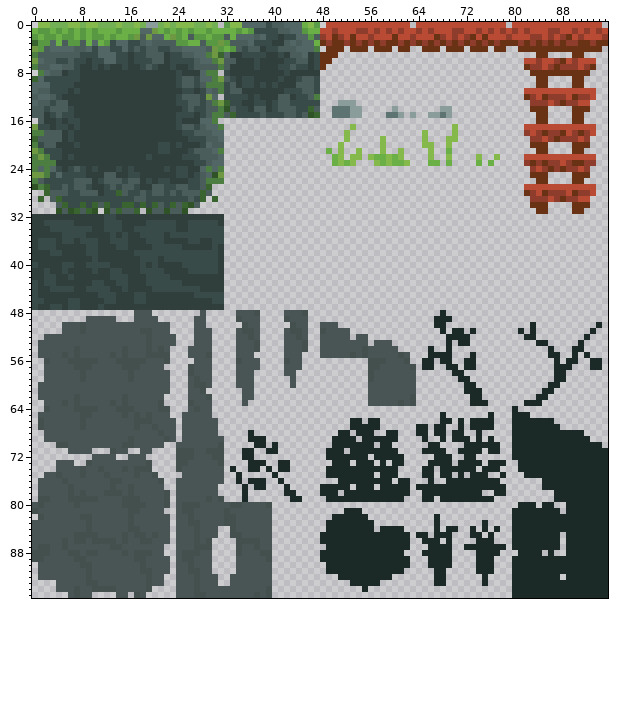
One commit to this pixel-art file: CaveBlazer/CaveBlazer/sprites/tile-sets/mountain.aseprite. The picture above is the old version.
96x96 pixels, 1 frame. Colours within 5 levels of each other are drawn and written as one.
Now the later version:
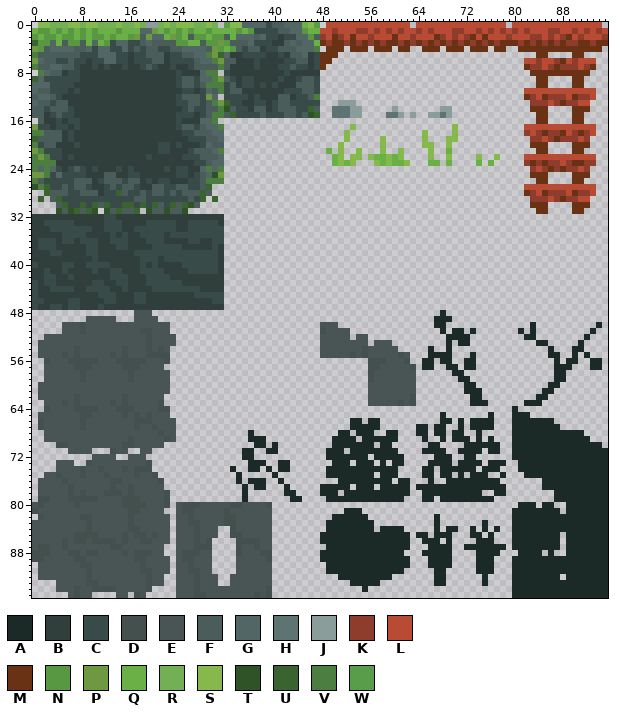
Palette (. is transparent): A #1b2927  B #303e3c  C #394b49  D #43504d  E #495554  F #4a5d5b  G #526765  H #5e7472  J #8b9d9b  K #8e3c2b  L #b94a33  M #6a3214  N #589842  P #6f9842  Q #6baf47  R #73af54  S #85b94b  T #305227  U #39642f  V #4c7e42  W #599d4b
From old to new:
Colour D is removed in row 48 at x 37 and 45; in row 49 at x 34 and 42; in row 50 at x 35 and 43; in row 51 at x 35 to 36 and 43 to 44; in row 52 at x 36 and 44; in rows 53 to 54 at x 37 and 45.
Colour D is removed in row 55 at x 29; in row 56 at x 34 and 42; in rows 57 to 58 at x 26; in row 59 at x 27; in row 60 at x 27 to 28; in row 61 at x 28.
Colour D is removed in row 62 at x 29; in row 63 at x 26; in row 64 at x 27; in row 70 at x 31; in row 71 at x 24 to 26 and 29 to 31; in row 72 at x 24 to 26 and 30 to 31.
Colour D is removed in row 73 at x 24 to 25 and 31; in row 74 at x 24; in row 79 at x 29 and 31.
Colour E is removed in row 48 at x 28, 34 to 36 and 42 to 44; in row 49 at x 27 to 28, 35 to 37 and 43 to 45; in row 50 at x 27 to 28, 36 to 37 and 44 to 45; in row 51 at x 27 to 29, 34, 37, 42 and 45; in row 52 at x 27 to 29, 34 to 35, 37, 42 to 43 and 45; in row 53 at x 27 to 29, 34 to 36 and 42 to 44.
Colour E is removed in row 54 at x 26 to 29, 34 to 36 and 42 to 44; in row 55 at x 26 to 28, 34 to 36 and 42 to 44; in row 56 at x 27 to 29, 35 to 37 and 43 to 44; in row 57 at x 27 to 29, 34 to 37 and 42 to 44; in row 58 at x 27 to 29, 34 to 36 and 42 to 43; in row 59 at x 26, 28 to 29, 34 to 36 and 43.
Colour E is removed in row 60 at x 26, 29, 34 to 36 and 43; in row 61 at x 26 to 27 and 35 to 36; in row 62 at x 26 to 28 and 35 to 36; in row 63 at x 27 to 29 and 35; in row 64 at x 26 and 28 to 29; in row 65 at x 25 to 29.
Colour E is removed in rows 66 to 68 at x 25 to 30; in row 69 at x 25 to 31; in row 70 at x 24 to 30; in row 71 at x 27 to 28; in row 72 at x 27 to 29; in row 73 at x 26 to 30.
Colour E is removed in rows 74 to 75 at x 25 to 31; in row 76 at x 24 to 31; in rows 77 to 78 at x 24 to 30; in row 79 at x 24 to 28 and 30.
Pixel boxes of the changes (left, top, right, bottom) in both pictures:
erased: (176, 310, 260, 502)
erased: (284, 310, 308, 388)
